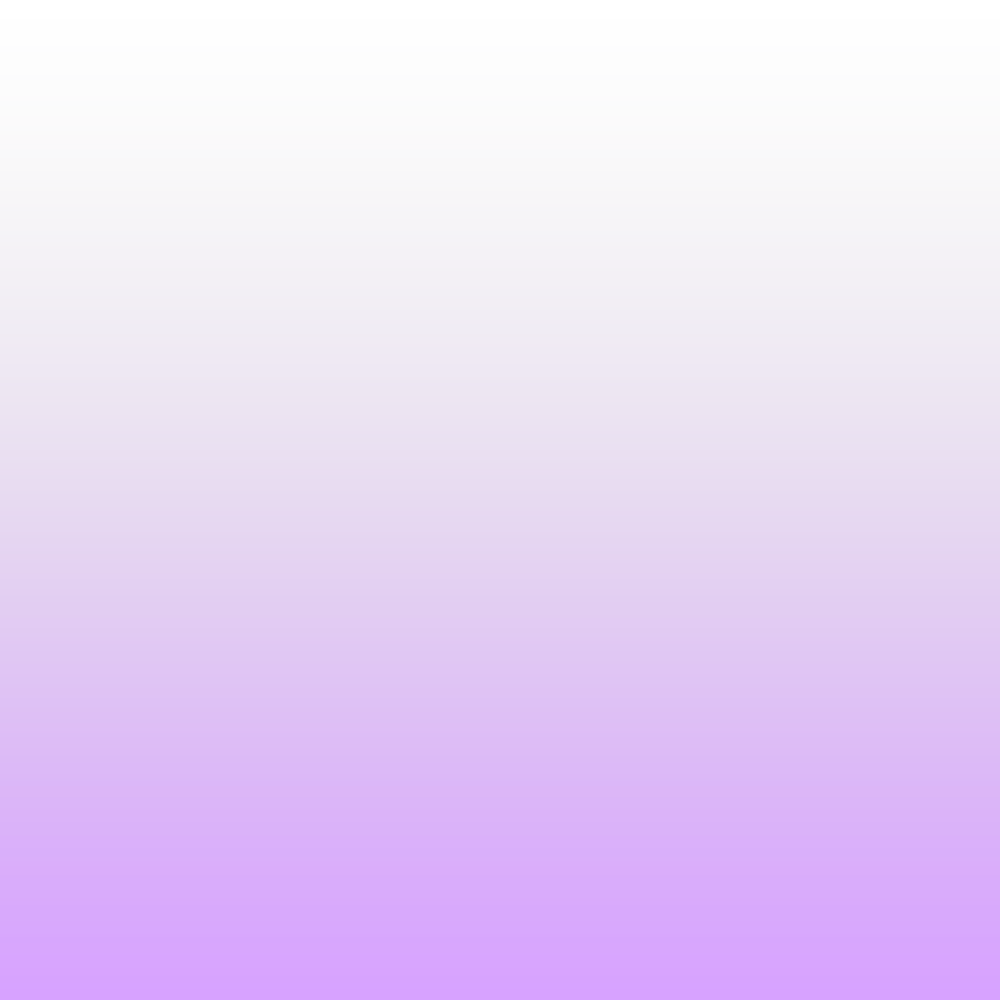
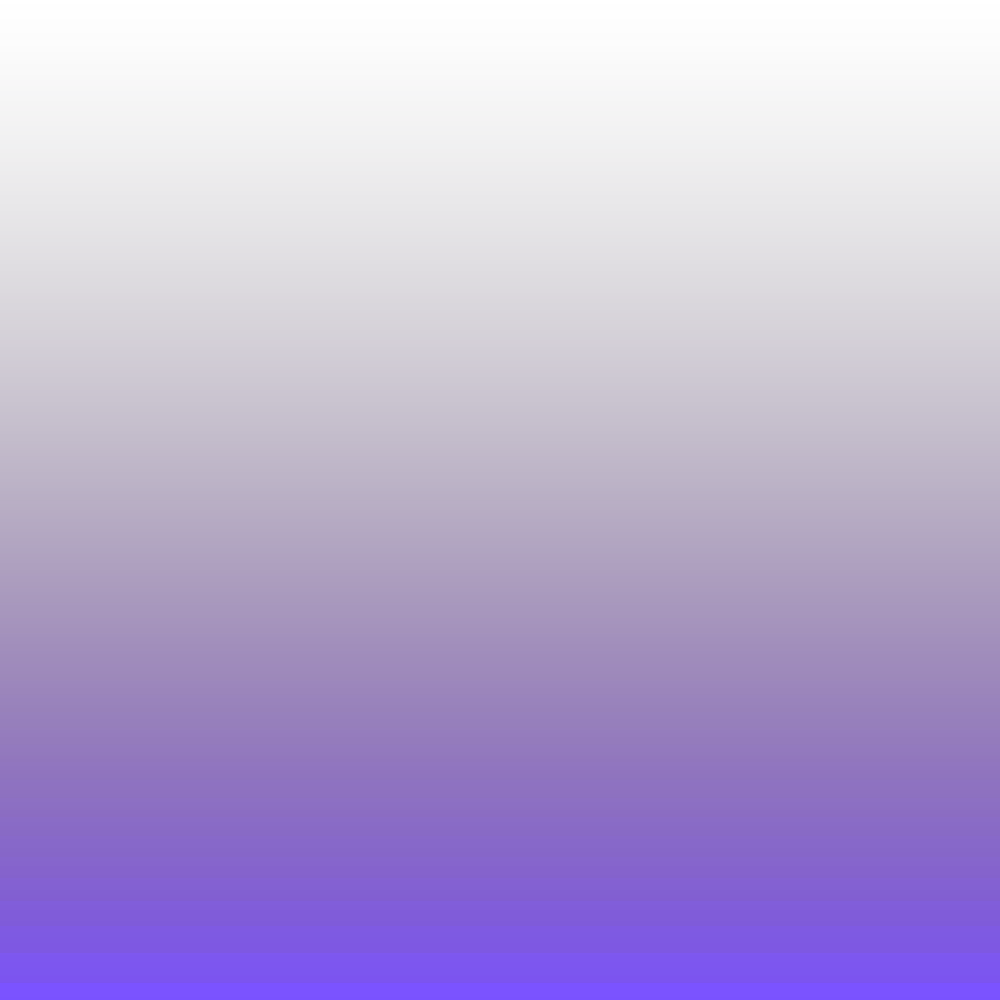
Comparing the layer stacks of the two 1000x1000 images. Changes:
pixels changed over 0, 46, 1000, 1000 (layer not identified)
